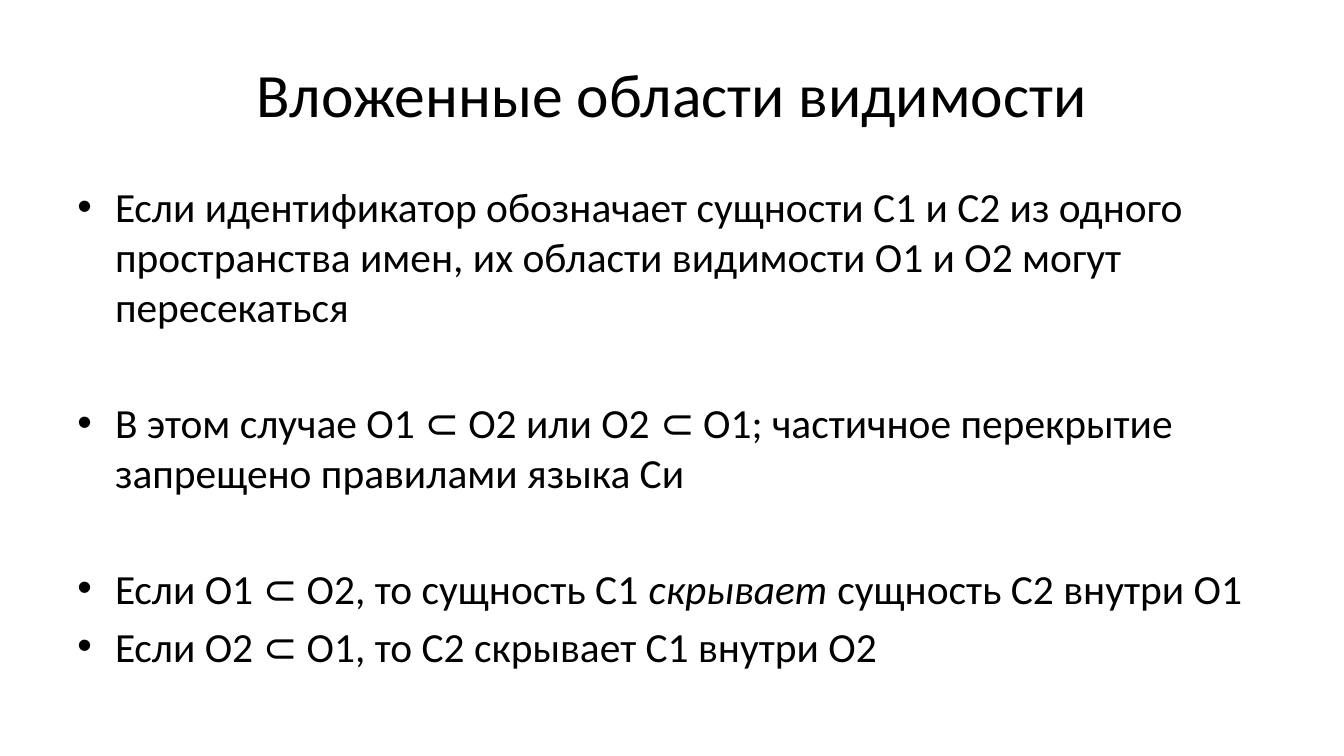
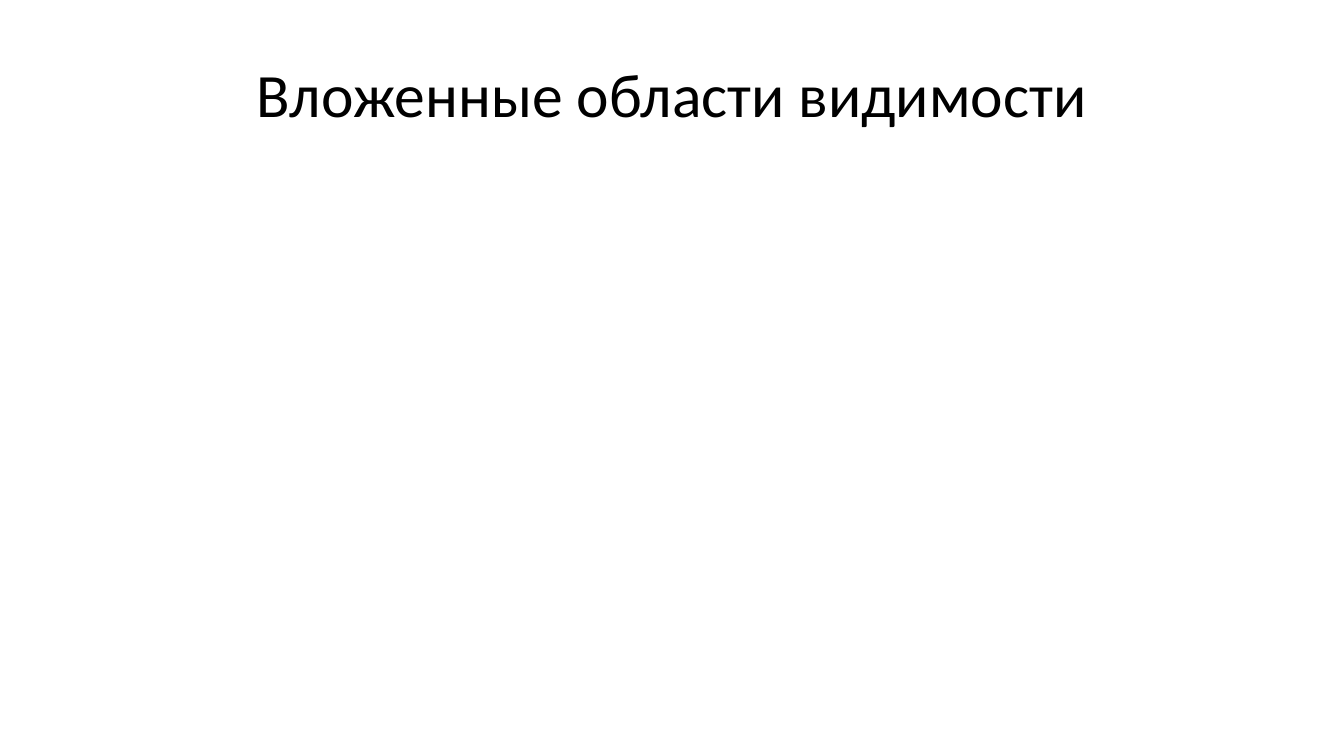
Before and after one commit to Evgueni-Petrov-aka-espetrov/Algorithms-and-Programming-in-C-pptx, a slide deck: slide 30 of 02.5 Лексика и концепции языка Си.pptx (slide 7 before the commit). Drawn at 1344x756 pixels with LibreOffice and Linux fonts; fonts in the diff are those of the drawing. Boxes give left, top, right and bottom in pixels: in the first picture for what was removed or moved away, otherwise in the second. Text is boxed around its words. In the diff, an @@ line names an element or a change of style, - is before the commit and + after.

```diff
--- a/02.5 Лексика и концепции языка Си.pptx
+++ b/02.5 Лексика и концепции языка Си.pptx
@@ text removed at [115, 194, 1242, 669] @@
-• Если идентификатор обозначает сущности С1 и С2 из одного пространства имен, их области видимости О1 и О2 могут пересекаться
-• В этом случае О1 ⊂ О2 или О2 ⊂ О1; частичное перекрытие запрещено правилами языка Си
-• Если О1 ⊂ О2, то сущность С1 скрывает сущность С2 внутри О1
-• Если О2 ⊂ О1, то С2 скрывает С1 внутри О2
```
Also in this commit, not shown: 24 other slides changed, 84 slides added, 3 slides removed.
